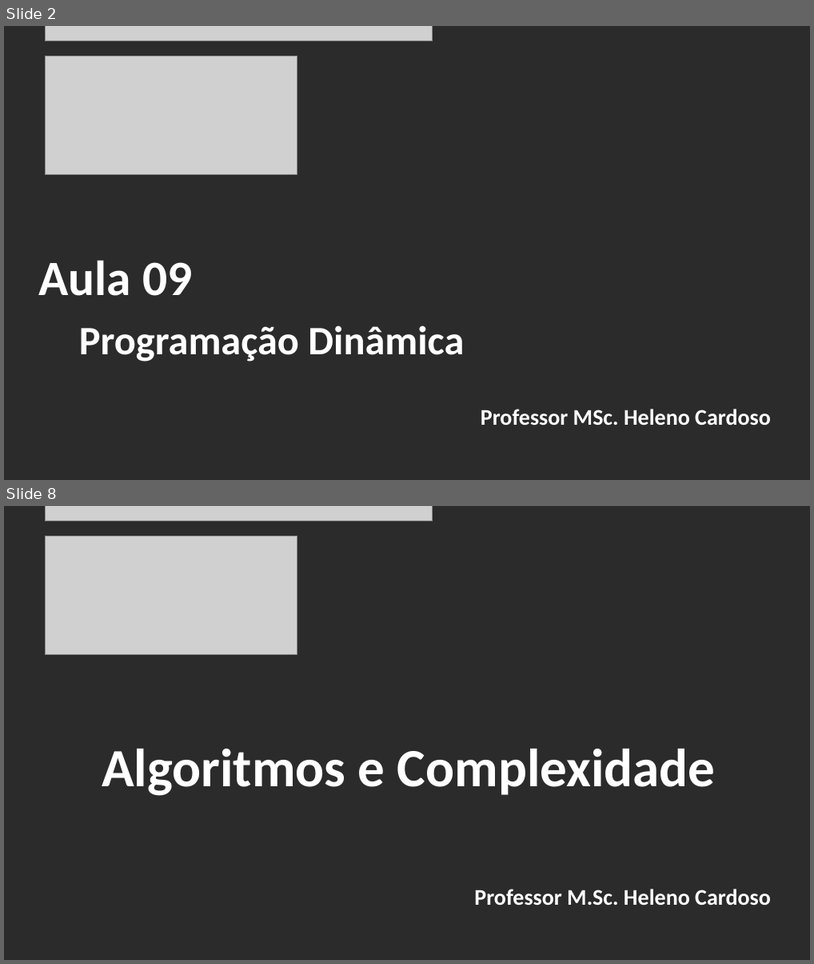
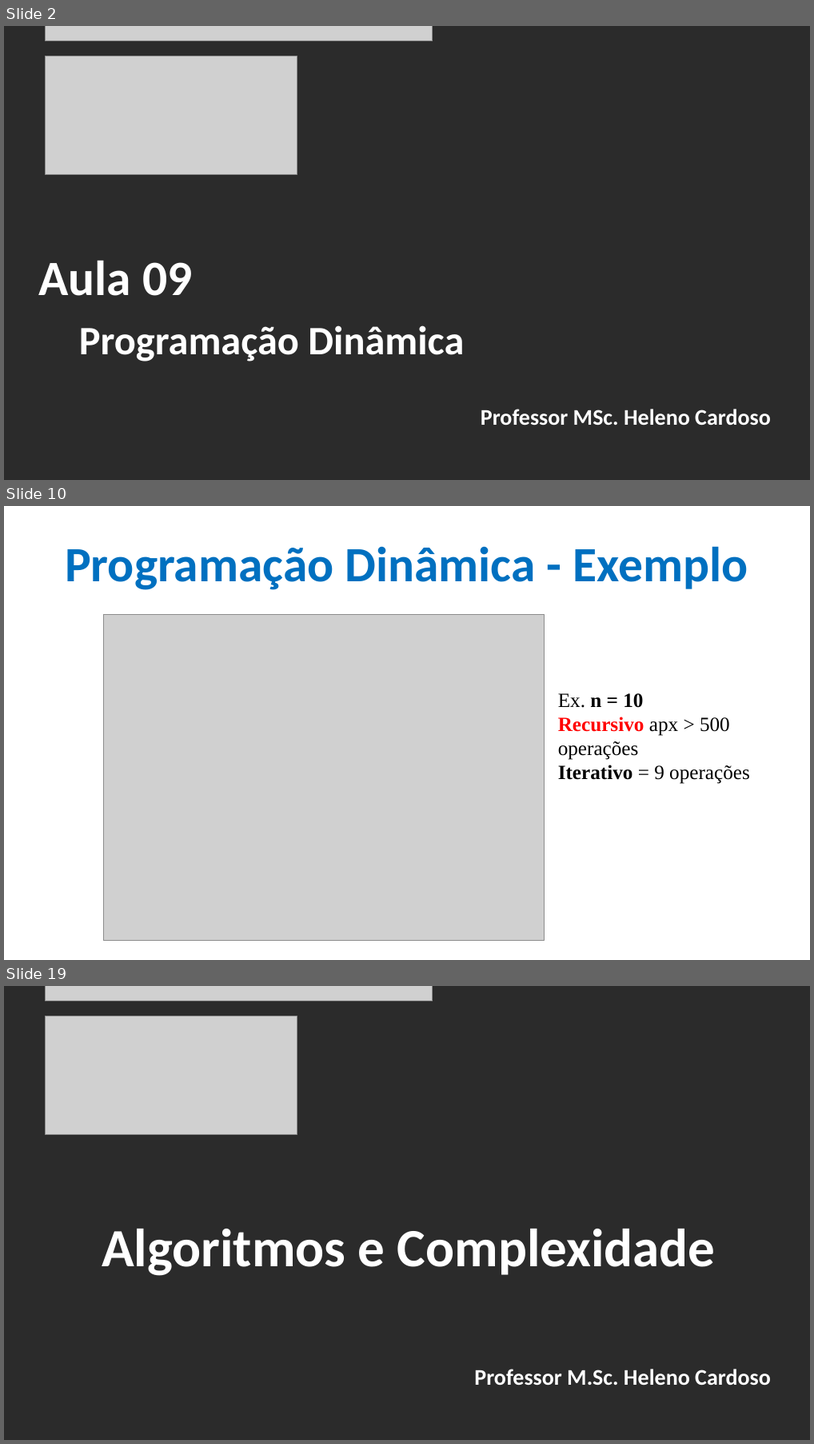
Before and after one commit to CloudEducationBrazil/WydenAlgoritmosEComplexidade, a slide deck: 01 Classes/Aula 09 - Algoritmos e Complexidade - Programação Dinâmica.pptx. Shown one above the other, each under a label of ours: slides 2 and 8 before the commit, slides 2, 10 and 19 after it; the slides between them are not shown. The pictures are 814x964 and 814x1444 pixels, drawn with LibreOffice and Linux fonts; fonts in the diff are those of the drawing; grey boxes stand for pictures; background and template pictures are left out; a plain dark background stands for a picture behind light text. Boxes give left, top, right and bottom in pixels: in the first picture for what was removed or moved away, otherwise in the second. Text is boxed around its words. In the diff, an @@ line names an element or a change of style, - is before the commit and + after.

Commit message:
Alg e Compl - Programação Dinamica 11102025

```diff
--- a/01 Classes/Aula 09 - Algoritmos e Complexidade - Programação Dinâmica.pptx
+++ b/01 Classes/Aula 09 - Algoritmos e Complexidade - Programação Dinâmica.pptx
@@ slide 10 added at (x1=4, y1=506, x2=810, y2=960), background picture (left out) @@
@@ title added at (x1=65, y1=546, x2=748, y2=590), 44 pt, text #0070C0, bold @@
+Programação Dinâmica - Exemplo
@@ picture added at (x1=103, y1=614, x2=544, y2=940) @@
@@ text added at (x1=558, y1=693, x2=750, y2=784), 18 pt, text #000000 @@
+Ex. n = 10
+Recursivo apx > 500 operações
+Iterativo = 9 operações
@@ what was slide 8 is now slide 19 @@
```
Also in this commit, not shown: 5 slides changed, 10 other slides added.
